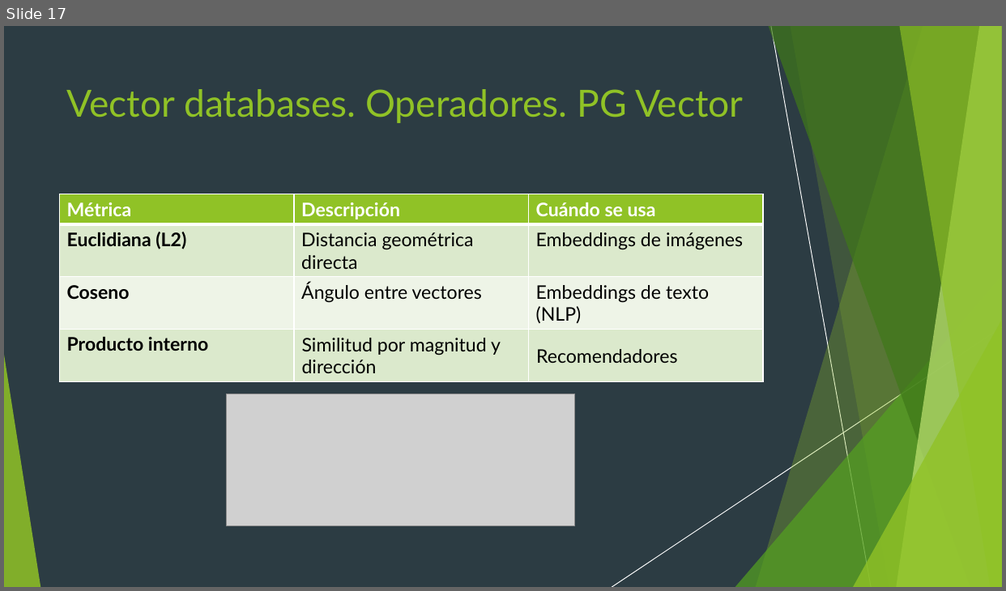
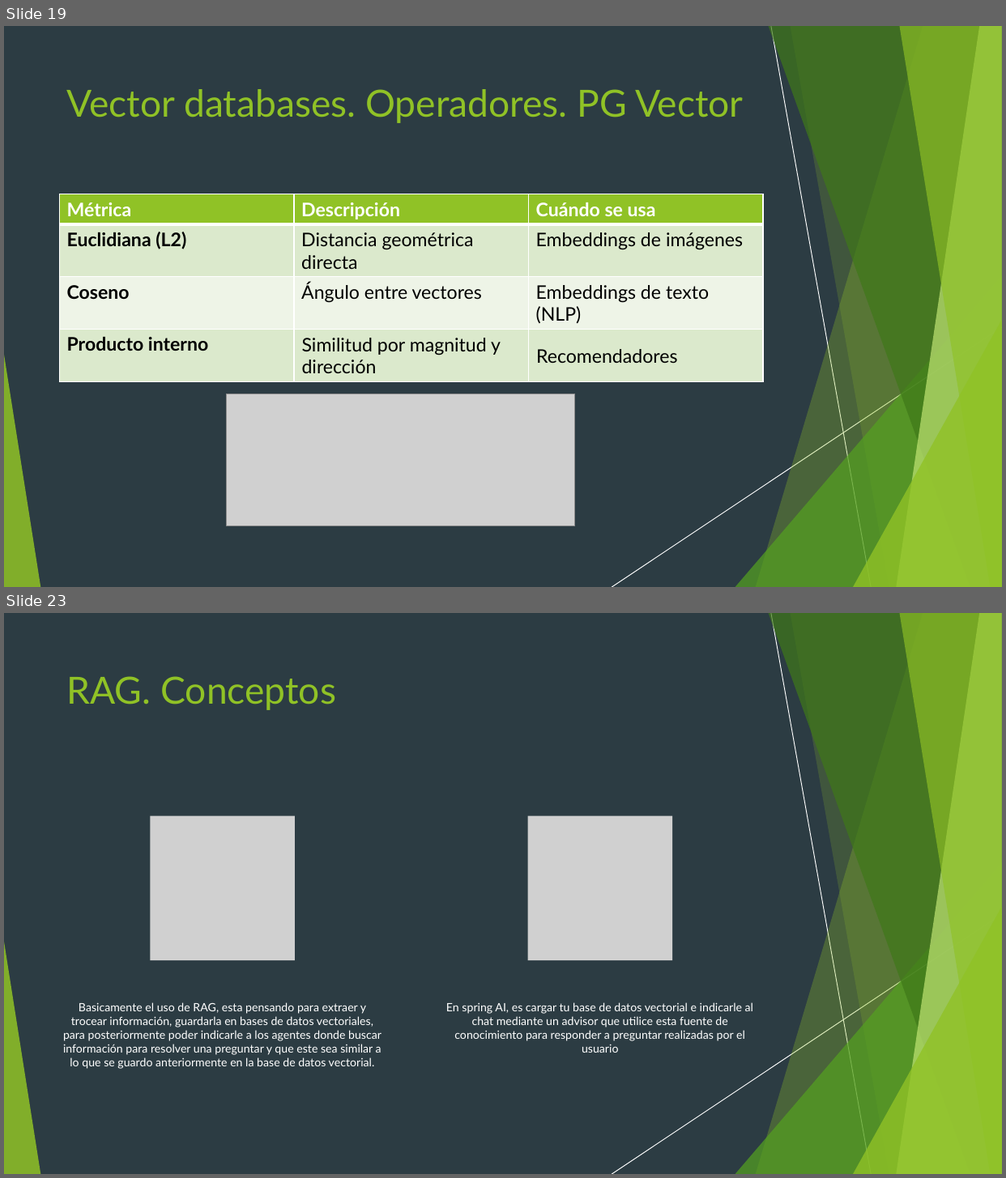
Before and after one commit to diegorufe/spring-ai-pocs, a slide deck: Presentación.pptx. Shown one above the other, each under a label of ours: slide 17 before the commit, slides 19 and 23 after it; the slides between them are not shown. The pictures are 1006x591 and 1006x1178 pixels, drawn with LibreOffice and Linux fonts; fonts in the diff are those of the drawing; grey boxes stand for pictures. Boxes give left, top, right and bottom in pixels: in the first picture for what was removed or moved away, otherwise in the second. Text is boxed around its words. In the diff, an @@ line names an element or a change of style, - is before the commit and + after.

Commit message:
feat: more doc rag, vector and mcp

```diff
--- a/Presentación.pptx
+++ b/Presentación.pptx
@@ slide 23 added at (4, 613, 1002, 1174), background #2C3C43; not listed: 10 template elements that a slide beside it also shows @@
@@ rectangle added at (4, 613, 1002, 1174), fill #2C3C43 @@
@@ title added at (67, 676, 336, 710), 36 pt, text #90C226 @@
+RAG. Conceptos
@@ group added at (4, 613, 1002, 1174): 5 freeform shapes, 3 triangles, 2 lines @@
@@ group added at (63, 815, 753, 1069): 2 pictures, 2 texts @@
+Basicamente el uso de RAG, esta pensando para extraer y trocear información, guardarla en bases de datos vectoriales, para posteriormente poder indicarle a los agentes donde buscar información para resolver una preguntar y que este sea similar a lo que se guardo anteriormente en la base de datos vectorial.
+En spring AI, es cargar tu base de datos vectorial e indicarle al chat mediante un advisor que utilice esta fuente de conocimiento para responder a preguntar realizadas por el usuario
@@ what was slide 17 is now slide 19 @@
```
Also in this commit, not shown: 6 other slides added.
